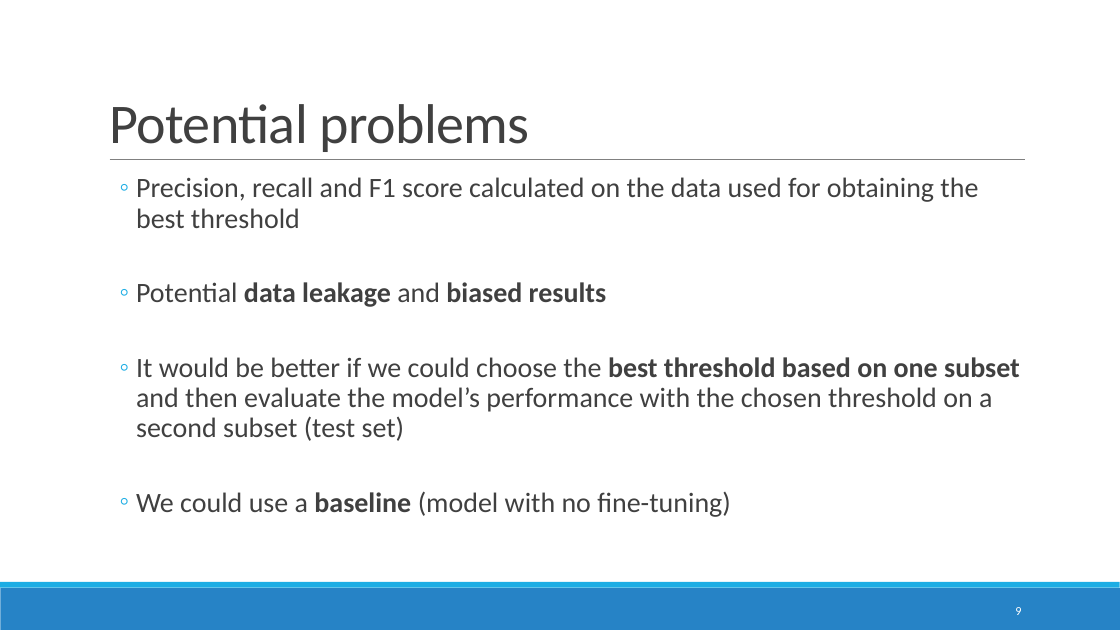
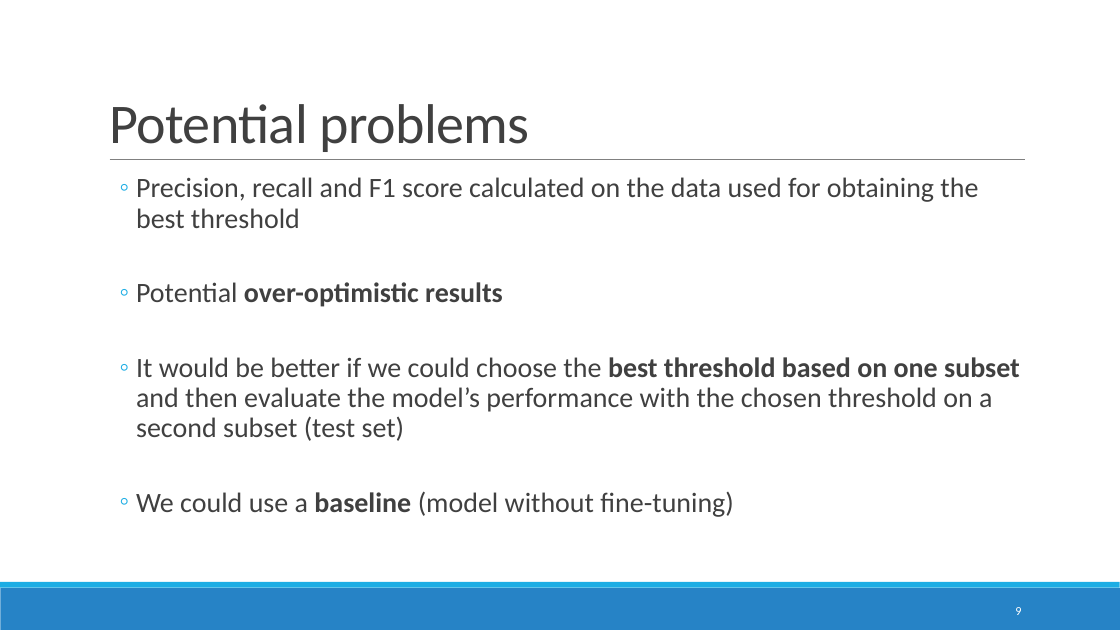
Before and after one commit to DomJamb/school_mapping, a slide deck: slide 9 of presentations/27.2/School mapping in ESRI imagery.pptx. Drawn at 1120x630 pixels with LibreOffice and Linux fonts; fonts in the diff are those of the drawing. Boxes give left, top, right and bottom in pixels: in the first picture for what was removed or moved away, otherwise in the second. Text is boxed around its words. In the diff, an @@ line names an element or a change of style, - is before the commit and + after.

```diff
--- a/presentations/27.2/School mapping in ESRI imagery.pptx
+++ b/presentations/27.2/School mapping in ESRI imagery.pptx
@@ text at box(136, 282, 503, 307): text changed @@
-  ◦ Potential data leakage and biased results
+  ◦ Potential over-optimistic results
@@ text at box(136, 491, 733, 517): text changed @@
-  ◦ We could use a baseline (model with no fine-tuning)
+  ◦ We could use a baseline (model without fine-tuning)
```
Also in this commit, not shown: 3 other slides changed, 1 slide added, 3 other files.
